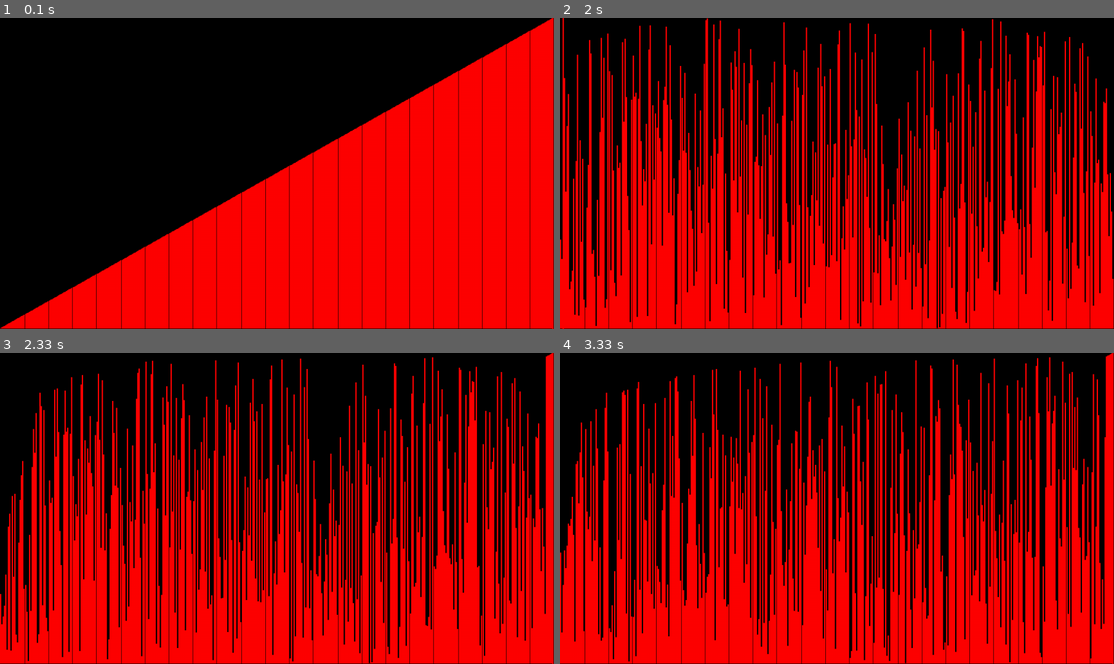
Above: before the commit, frames 1-4 (two rows, left to right).
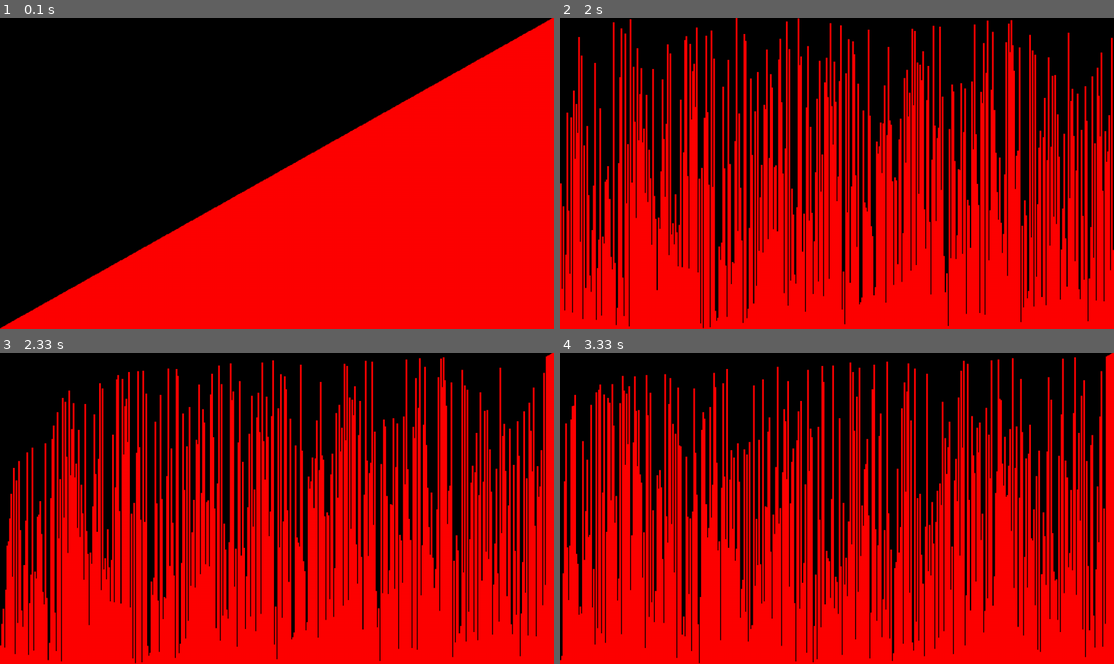
Above: after the commit, the same moments.

Repository: thiagolopes/sorting-algorithms-pygame
Game: pygame game, started from sort.py
The game is run twice, just before and just after one commit, with the same random seed, the same clock (stepped at 60 frames per second) and the same inputs.
Inputs:
- Up to frame 1 (0.1 s): no input
- Up to frame 2 (2 s): tap Space at 0.33 s; tap Enter at 1.67 s
- Up to frame 3 (2.33 s): tap Space at 2 s
- Up to frame 4 (3.33 s): tap Enter at 2.33, 2.67 s; tap Space at 3 s

The runs differ from the first frame. In frame 1, 2.2% of the frame differs, in the area x 0-100%, y 0-100%; in frame 2, 45%; in frame 3, 43%; in frame 4, 43%.

Commit message:
First refactor - create bubble sort class

Diff:
--- a/sort.py
+++ b/sort.py
@@ -1,24 +1,51 @@
 import sys
+import math
 from random import shuffle
 
 import pygame
 from pygame import Vector2
 
 pygame.init()
+
 beep = pygame.mixer.Sound("beep.wav")
 beep.set_volume(0.05)
 screen = pygame.display.set_mode((1280, 720))
 pygame.display.set_caption("Bubble sort - <space> sort, <enter> reset")
+
 clock = pygame.time.Clock()
 running = True
 dt = 0
 
+
+class BubbleSort:
+    def __init__(self, elements):
+        self.elements = elements
+        self.steps_left = len(self.elements)
+
+    def step(self):
+        swapped = False
+
+        for i in range(1, self.steps_left):
+            if elements[i - 1] > elements[i]:
+                elements[i - 1], elements[i] = elements[i], elements[i - 1]
+                swapped = True
+        self.steps_left -= 1
+
+        return swapped
+
+    def reset(self):
+        self.steps_left = len(self.elements)
+        shuffle(self.elements)
+
+
 def play_beep():
     pygame.mixer.Sound.play(beep)
+
 
 def quit():
     pygame.quit()
     sys.exit()
+
 
 def draw_grid(elements, pos):
     top = pos.x / len(elements)
@@ -26,18 +53,18 @@
     offset = pos.y
 
     # 1px min
-    height = left if left > 1 else 1
-    width = top if top > 1 else 1
+    width = math.ceil(top) if top > 1 else 1
+    height = math.ceil(left) if left > 1 else 1
 
     for i, element in enumerate(elements):
         pos = pygame.Rect(i * top, offset - (element * left), width, height * element)
         pygame.draw.rect(screen, "red", pos)
 
+
 TOTAL = 420
 elements = list(range(1, TOTAL))
-step = len(elements)
-# shuffle(elements)
 grid_pos = Vector2(screen.get_width(), screen.get_height())
+bubble = BubbleSort(elements)
 
 while running:
     for event in pygame.event.get():
@@ -47,20 +74,17 @@
     screen.fill("black")
 
     # draw grid
-    draw_grid(elements, grid_pos)
+    draw_grid(bubble.elements, grid_pos)
 
     keys = pygame.key.get_pressed()
     if keys[pygame.K_ESCAPE]:
         quit()
     if keys[pygame.K_SPACE]:
-        for i in range(1, step):
-            if elements[i - 1] > elements[i]:
-                elements[i - 1], elements[i] = elements[i], elements[i - 1]
-                play_beep()
-        step -= 1
+        success = bubble.step()
+        if success:
+            play_beep()
     if keys[pygame.K_RETURN]:
-        step = len(elements)
-        shuffle(elements)
+        bubble.reset()
 
     pygame.display.flip()
     dt = clock.tick(144) / 1000
